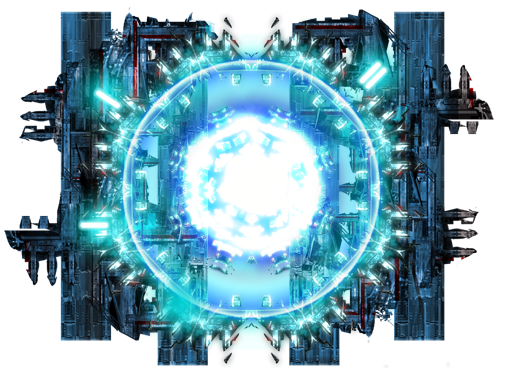
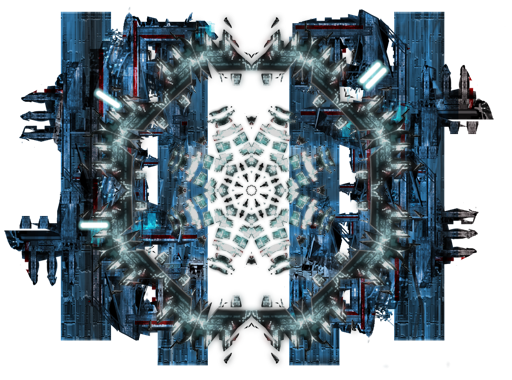
Layer changes from the first 512px x 380px image to the second:
hid "StickGlowTL" over 65, 52, 149, 137
hid "StickGlowsTR" over 330, 29, 419, 119
hid "StickGlowL" over 58, 183, 142, 268
hid "GlowBL" over 136, 263, 221, 348
hid "Bitmap" (1st of 4, in "Layer 1") over 149, 79, 358, 289
hid "Bitmap" (2nd of 4, in "Layer 1") over 92, 33, 411, 352
painted on "Bitmap" (3rd of 4, in "Layer 1") over 73, 17, 425, 364
